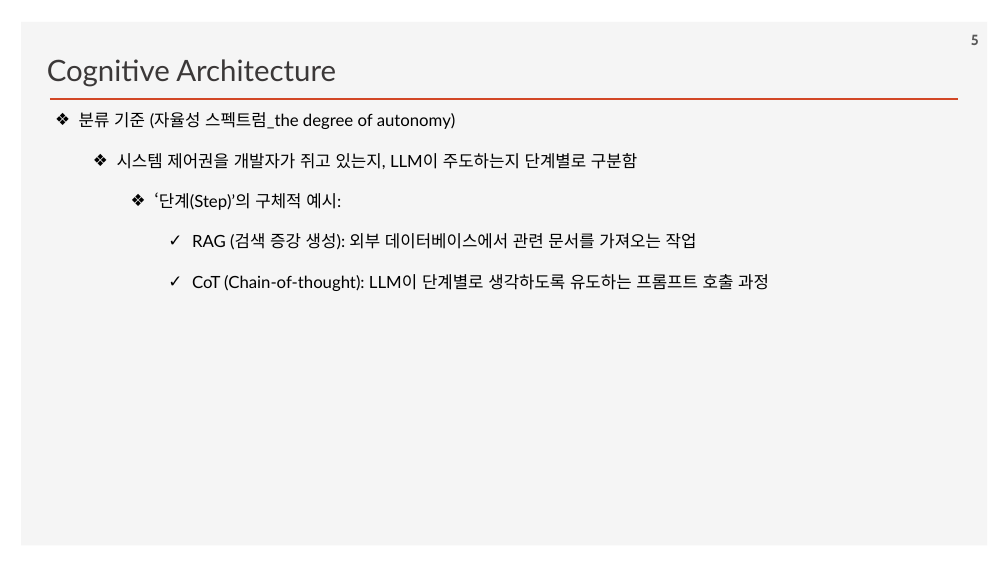
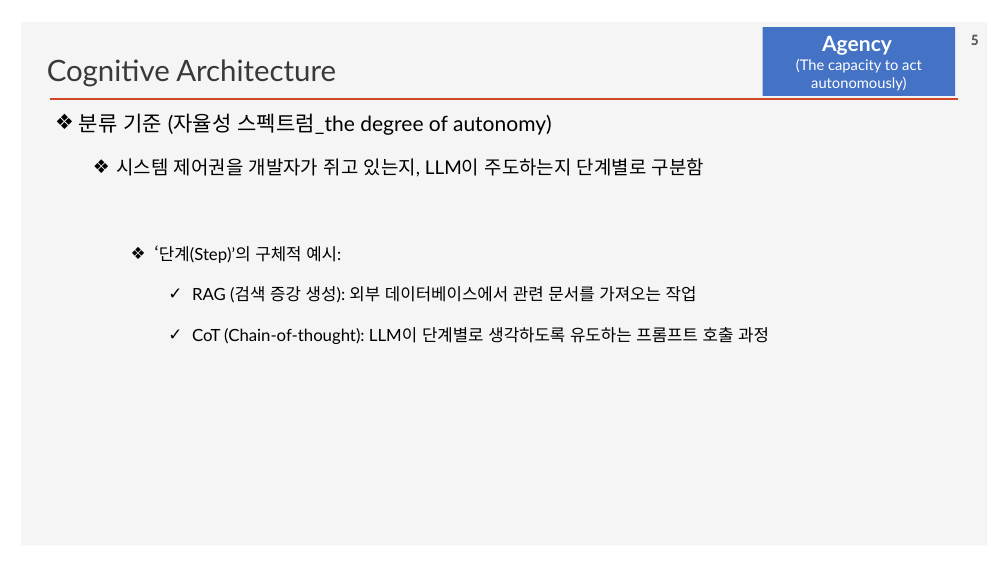
Before and after one commit to ancestor9/2026_Fall_Learning-Langchain-AI-Agent, a slide deck: slide 5 of ppts/CHAPTER 5 Cognitive Architectures with LangGraph.pptx. Drawn at 1008x567 pixels with LibreOffice and Linux fonts; fonts in the diff are those of the drawing; background and template pictures are left out. Boxes give left, top, right and bottom in pixels: in the first picture for what was removed or moved away, otherwise in the second. Text is boxed around its words. In the diff, an @@ line names an element or a change of style, - is before the commit and + after.

```diff
--- a/ppts/CHAPTER 5 Cognitive Architectures with LangGraph.pptx
+++ b/ppts/CHAPTER 5 Cognitive Architectures with LangGraph.pptx
@@ rectangle added at bbox=[763, 27, 956, 96], fill #4472C4, 14 pt, text #FFFFFF @@
+Agency
+(The capacity to act autonomously)
@@ text at bbox=[79, 113, 704, 177]: size 16 to 20 pt in "분류 기준 (자율성 스펙트럼_the degree of autonomy)"; size 16 to 18 pt in "시스템 제어권을 개발자가 쥐고 있는지, LLM이 주도하는지 ..." @@
```
Also in this commit, not shown: 2 other slides changed, 1 slide added, 1 other file.
